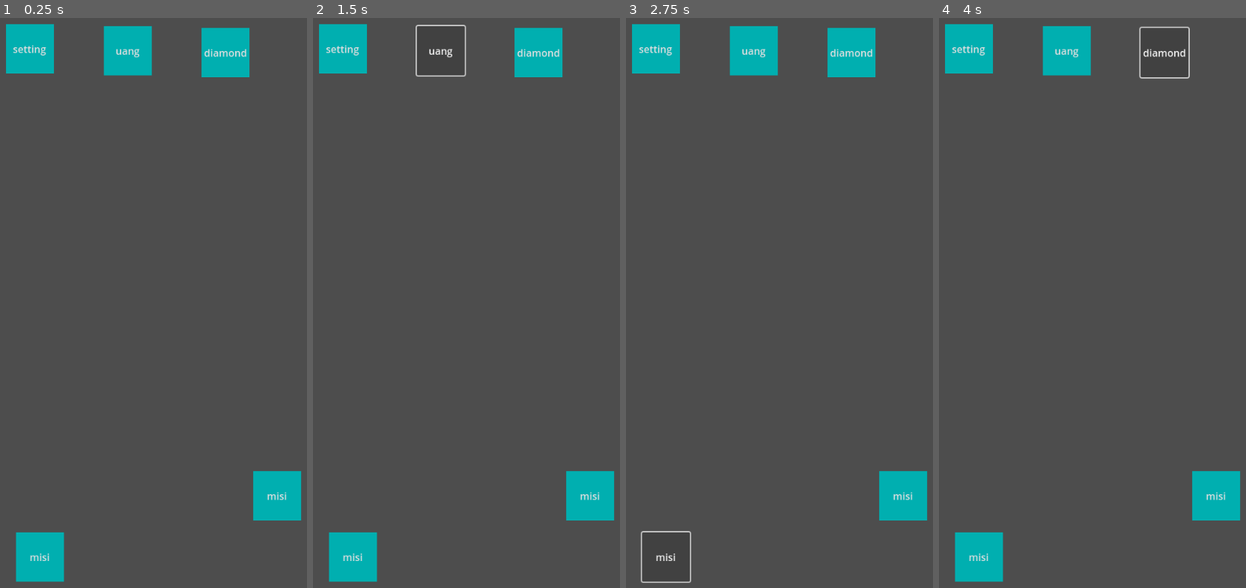
Above: before the commit, frames 1-4 (left to right).
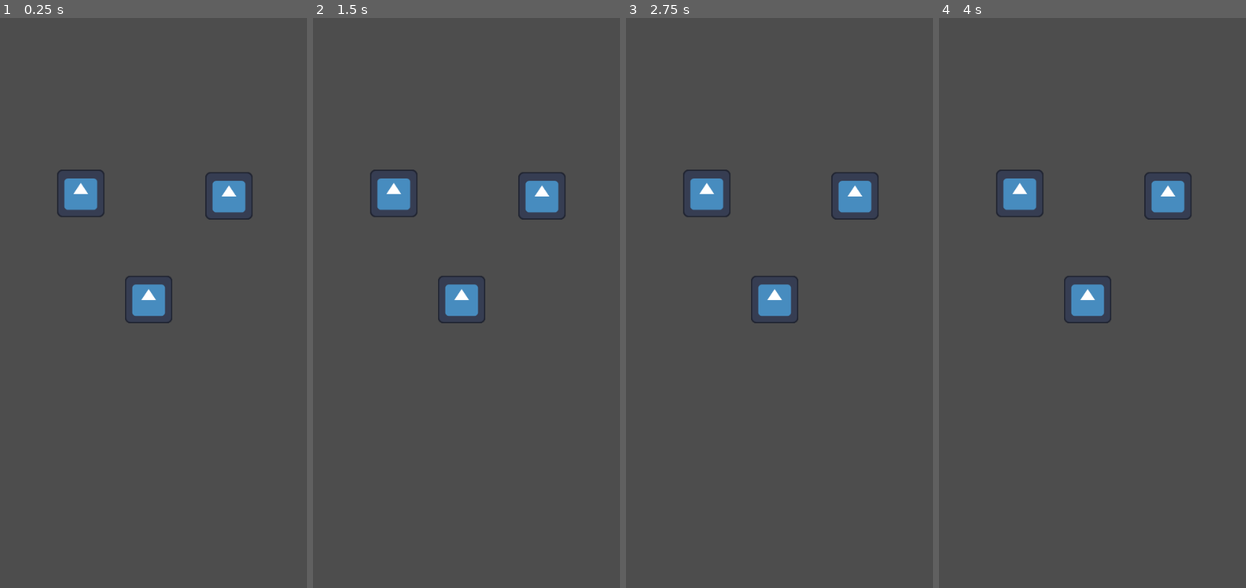
Above: after the commit, the same moments.

Repository: raihanakbr/furry-project
Game: Godot game, scene res://Scenes/test_arcade.tscn
The game is run twice, just before and just after one commit, with the same random seed, the same clock (stepped at 60 frames per second) and the same inputs. Before the commit the project starts from res://Scenes/gayming.tscn. The engine's default icon, where the game draws it, is replaced by a stand-in: a white triangle on a blue panel in a dark square.
Inputs (mouse positions are in pixels of both pictures, inside the frame that each line leads up to):
- Up to frame 1 (0.25 s): no input
- Up to frame 2 (1.5 s): click (537, 52) at 0.5 s, where only the run before the commit has a clickable "diamond"; click (441, 52) at 1.25 s, where only the run before the commit has a clickable "uang"
- Up to frame 3 (2.75 s): click (665, 559) at 2 s, where only the run before the commit has a clickable "misi"
- Up to frame 4 (4 s): click (1215, 496) at 2.75 s, where only the run before the commit has a clickable "misi"; click (1163, 52) at 3.5 s, where only the run before the commit has a clickable "diamond"

The runs differ from the first frame. In frame 1, 9.1% of the frame differs, in the area x 1-99%, y 1-99%; in frame 2, 8.0%; in frame 3, 7.9%; in frame 4, 8.0%.

Commit message:
npc bisa main yey

Diff:
--- /dev/null
+++ b/Scenes/Arcades/arcade.gd
@@ -0,0 +1,10 @@
+extends Node2D
+
+var isOccupied: bool = false
+
+func _ready() -> void:
+	Globals.arcadeGames.append(self)
+
+# Called every frame. 'delta' is the elapsed time since the previous frame.
+func _process(_delta: float) -> void:
+	pass
--- /dev/null
+++ b/Scenes/Arcades/arcade.tscn
@@ -0,0 +1,11 @@
+[gd_scene load_steps=3 format=3 uid="uid://soq4402d6tl3"]
+
+[ext_resource type="Script" path="res://Scenes/Arcades/arcade.gd" id="1_5f558"]
+[ext_resource type="Texture2D" uid="uid://v5nyxote7yh7" path="res://icon.svg" id="1_ifpuf"]
+
+[node name="Node2D" type="Node2D"]
+script = ExtResource("1_5f558")
+
+[node name="Sprite2D" type="Sprite2D" parent="."]
+scale = Vector2(0.6, 0.6)
+texture = ExtResource("1_ifpuf")
--- /dev/null
+++ b/Scenes/Global/globals.gd
@@ -0,0 +1,3 @@
+extends Node
+
+var arcadeGames: Array[Node2D]
--- /dev/null
+++ b/Scenes/NPCs/npc.gd
@@ -0,0 +1,45 @@
+extends CharacterBody2D
+
+const speed = 60
+
+@onready var nav_agent := $NavigationAgent2D as NavigationAgent2D
+@onready var play_time := $Timer as Timer
+
+var idx = -1
+var hasPlayed: bool = false
+
+func _ready() -> void:
+	await get_tree().create_timer(0.1).timeout
+	makepath()
+
+func _physics_process(_delta: float) -> void:
+	if Globals.arcadeGames == null:
+		return
+
+	var dir = to_local(nav_agent.get_next_path_position()).normalized()
+	velocity = dir * speed
+	move_and_slide()
+
+func makepath() -> void:
+	idx = -1
+	for i in range(len(Globals.arcadeGames)):
+		if Globals.arcadeGames[i].isOccupied == false:
+			idx = i
+			Globals.arcadeGames[idx].isOccupied = true
+			break
+
+	if idx == -1:
+		queue_free()
+		return
+
+	nav_agent.target_position = Globals.arcadeGames[idx].global_position + Vector2(0, 50)
+
+func _on_navigation_agent_2d_target_reached() -> void:
+	play_time.start()
+	if hasPlayed:
+		queue_free()
+
+func _on_timer_timeout() -> void:
+	hasPlayed = true
+	Globals.arcadeGames[idx].isOccupied = false
+	nav_agent.target_position = Vector2(472, 1022)
--- /dev/null
+++ b/Scenes/NPCs/npc.tscn
@@ -0,0 +1,31 @@
+[gd_scene load_steps=4 format=3 uid="uid://c8klunmny6o1h"]
+
+[ext_resource type="Texture2D" uid="uid://v5nyxote7yh7" path="res://icon.svg" id="1_hdb7v"]
+[ext_resource type="Script" path="res://Scenes/NPCs/npc.gd" id="1_iadox"]
+
+[sub_resource type="RectangleShape2D" id="RectangleShape2D_fvnr2"]
+size = Vector2(64, 64)
+
+[node name="CharacterBody2D" type="CharacterBody2D"]
+motion_mode = 1
+wall_min_slide_angle = 0.0
+script = ExtResource("1_iadox")
+
+[node name="Sprite2D" type="Sprite2D" parent="."]
+scale = Vector2(0.5, 0.5)
+texture = ExtResource("1_hdb7v")
+
+[node name="CollisionShape2D" type="CollisionShape2D" parent="."]
+shape = SubResource("RectangleShape2D_fvnr2")
+disabled = true
+
+[node name="NavigationAgent2D" type="NavigationAgent2D" parent="."]
+debug_enabled = true
+
+[node name="Node2D" type="Node2D" parent="."]
+
+[node name="Timer" type="Timer" parent="."]
+one_shot = true
+
+[connection signal="target_reached" from="NavigationAgent2D" to="." method="_on_navigation_agent_2d_target_reached"]
+[connection signal="timeout" from="Timer" to="." method="_on_timer_timeout"]
--- a/Scenes/UI/buttongayming.tscn
+++ b/Scenes/UI/buttongayming.tscn
@@ -21,6 +21,7 @@
 text = "setting"
 
 [node name="Button2" type="Button" parent="."]
+layout_mode = 0
 offset_left = 343.0
 offset_top = 46.0
 offset_right = 420.0
@@ -30,6 +31,7 @@
 "
 
 [node name="Button3" type="Button" parent="."]
+layout_mode = 0
 offset_left = 186.0
 offset_top = 43.0
 offset_right = 263.0
@@ -38,6 +40,7 @@
 text = "uang"
 
 [node name="Button4" type="Button" parent="."]
+layout_mode = 0
 offset_left = 45.0
 offset_top = 854.0
 offset_right = 122.0
@@ -46,6 +49,7 @@
 text = "misi"
 
 [node name="Button5" type="Button" parent="."]
+layout_mode = 0
 offset_left = 426.0
 offset_top = 756.0
 offset_right = 503.0
--- /dev/null
+++ b/Scenes/test_arcade.gd
@@ -0,0 +1,22 @@
+extends Node2D
+
+# Preload the npc scene
+var npc_scene = preload("res://Scenes/NPCs/npc.tscn")
+
+# Called when the node enters the scene tree for the first time.
+func _ready() -> void:
+	pass
+
+# Called every frame. 'delta' is the elapsed time since the previous frame.
+func _process(delta: float) -> void:
+	# Check if the spacebar (ui_space action) was just pressed
+	if Input.is_action_just_pressed("ui_space"):
+
+		# Instance the npc scene
+		var npc_instance = npc_scene.instantiate()
+
+		# Set the position of the npc
+		npc_instance.position = Vector2(62, 1046)
+
+		# Add the npc instance to the scene as a child
+		add_child(npc_instance)
--- /dev/null
+++ b/Scenes/test_arcade.tscn
@@ -0,0 +1,35 @@
+[gd_scene load_steps=5 format=3 uid="uid://cmw2wbbmfr4bu"]
+
+[ext_resource type="Script" path="res://Scenes/test_arcade.gd" id="1_wq508"]
+[ext_resource type="Texture2D" uid="uid://v5nyxote7yh7" path="res://icon.svg" id="2_w6044"]
+[ext_resource type="Script" path="res://Scenes/Arcades/arcade.gd" id="3_kxyix"]
+
+[sub_resource type="NavigationPolygon" id="NavigationPolygon_ymmed"]
+vertices = PackedVector2Array(410.867, 456.453, 411.727, 374.047, 413.109, 241.82, 467.148, 46.0938, 483.844, 1100.59, 409.977, 542.227, -14.9297, 50.8984, 57.1719, 248.156, 404.109, 1105.37, 406.289, 896.297, 219.359, 445, 41.5, 371.992, 55.8203, 442.867, 63.7031, 898.359, 67.8203, 1137, -10.9063, 1137, -9, 929.273, 57.1875, 522.477, 82.9375, 898.922, 82.75, 897.141)
+polygons = Array[PackedInt32Array]([PackedInt32Array(0, 1, 2, 3, 4, 5), PackedInt32Array(6, 3, 2, 7), PackedInt32Array(4, 8, 9), PackedInt32Array(5, 4, 9), PackedInt32Array(1, 0, 10, 11), PackedInt32Array(11, 10, 12), PackedInt32Array(13, 14, 15, 16), PackedInt32Array(17, 13, 16, 6, 11), PackedInt32Array(5, 9, 18, 19, 17), PackedInt32Array(17, 19, 13), PackedInt32Array(6, 7, 11), PackedInt32Array(17, 11, 12)])
+outlines = Array[PackedVector2Array]([PackedVector2Array(-19, 930, -25, 41, 477, 36, 494, 1110, 394, 1116, 403, 252, 66, 258), PackedVector2Array(40, 348, 412, 354, 403, 466, 219, 455, 66, 453, 78, 1147, -21, 1147, -14, 383), PackedVector2Array(31, 511, 424, 533, 416, 970, 67, 973)])
+
+[node name="Node2D" type="Node2D"]
+script = ExtResource("1_wq508")
+
+[node name="NavigationRegion2D" type="NavigationRegion2D" parent="."]
+position = Vector2(33, -8)
+navigation_polygon = SubResource("NavigationPolygon_ymmed")
+
+[node name="Sprite2D" type="Sprite2D" parent="."]
+position = Vector2(387, 315)
+scale = Vector2(0.6, 0.6)
+texture = ExtResource("2_w6044")
+script = ExtResource("3_kxyix")
+
+[node name="Sprite2D2" type="Sprite2D" parent="."]
+position = Vector2(258, 481)
+scale = Vector2(0.6, 0.6)
+texture = ExtResource("2_w6044")
+script = ExtResource("3_kxyix")
+
+[node name="Sprite2D3" type="Sprite2D" parent="."]
+position = Vector2(149, 311)
+scale = Vector2(0.6, 0.6)
+texture = ExtResource("2_w6044")
+script = ExtResource("3_kxyix")
--- a/project.godot
+++ b/project.godot
@@ -11,15 +11,27 @@
 [application]
 
 config/name="furry-project-69"
-run/main_scene="res://Scenes/gayming.tscn"
+run/main_scene="res://Scenes/test_arcade.tscn"
 config/features=PackedStringArray("4.3", "Mobile")
 config/icon="res://icon.svg"
+
+[autoload]
+
+Globals="*res://Scenes/Global/globals.gd"
 
 [display]
 
 window/size/viewport_width=540
 window/size/viewport_height=960
 
+[input]
+
+ui_space={
+"deadzone": 0.5,
+"events": [Object(InputEventKey,"resource_local_to_scene":false,"resource_name":"","device":-1,"window_id":0,"alt_pressed":false,"shift_pressed":false,"ctrl_pressed":false,"meta_pressed":false,"pressed":false,"keycode":0,"physical_keycode":32,"key_label":0,"unicode":32,"location":0,"echo":false,"script":null)
+]
+}
+
 [rendering]
 
 renderer/rendering_method="mobile"
Not shown, added: Scenes/npc851B.tmp
